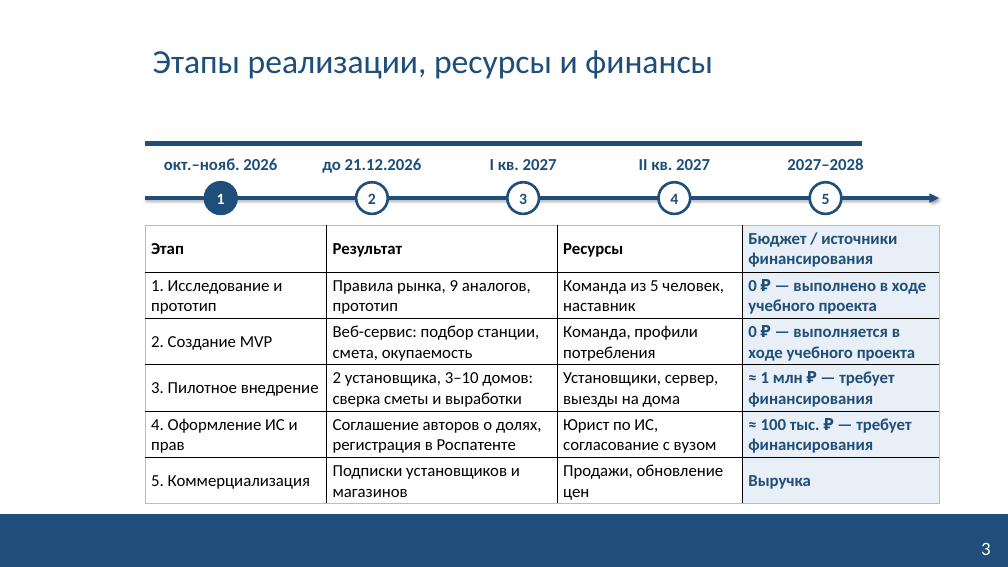
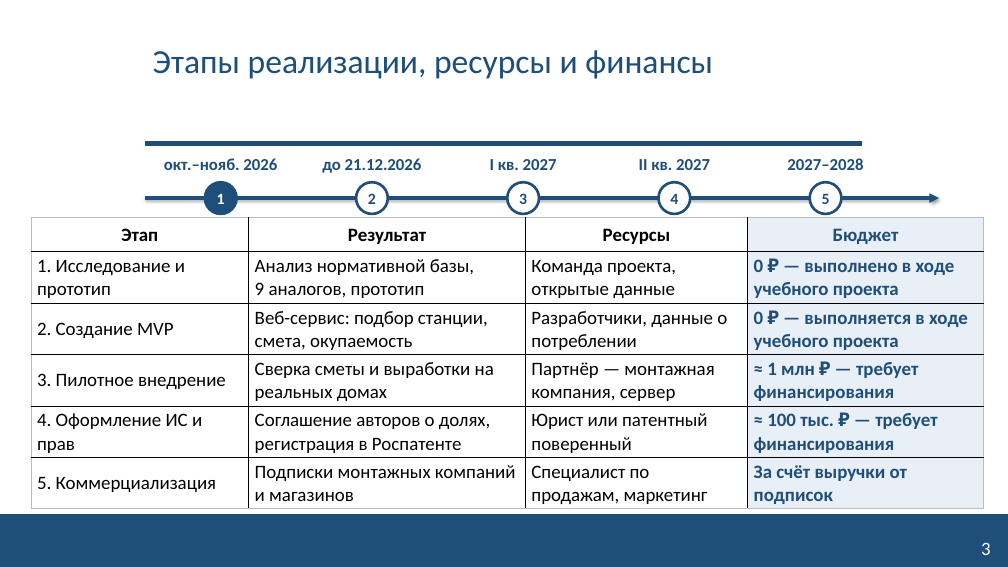
Before and after one commit to NeK0ban/SunCount, a slide deck: slide 3 of reports/ip_truba/SunCount_IS_truba.pptx. Drawn at 1008x567 pixels with LibreOffice and Linux fonts; fonts in the diff are those of the drawing; background and template pictures are left out. Boxes give left, top, right and bottom in pixels: in the first picture for what was removed or moved away, otherwise in the second. Text is boxed around its words. In the diff, an @@ line names an element or a change of style, - is before the commit and + after.

```diff
--- a/reports/ip_truba/SunCount_IS_truba.pptx
+++ b/reports/ip_truba/SunCount_IS_truba.pptx
@@ table at [31,218,984,508] @@
-row 1, column 4: Бюджет / источники финансирования
+row 1, column 4: Бюджет
-row 2, column 2: Правила рынка, 9 аналогов, прототип
+row 2, column 2: Анализ нормативной базы, 9 аналогов, прототип
-row 2, column 3: Команда из 5 человек, наставник
+row 2, column 3: Команда проекта, открытые данные
-row 3, column 3: Команда, профили потребления
+row 3, column 3: Разработчики, данные о потреблении
-row 4, column 2: 2 установщика, 3–10 домов: сверка сметы и выработки
+row 4, column 2: Сверка сметы и выработки на реальных домах
-row 4, column 3: Установщики, сервер, выезды на дома
+row 4, column 3: Партнёр — монтажная компания, сервер
-row 5, column 3: Юрист по ИС, согласование с вузом
+row 5, column 3: Юрист или патентный поверенный
-row 6: 5. Коммерциализация | Подписки установщиков и магазинов | Продажи, обновление цен | Выручка
+row 6: 5. Коммерциализация | Подписки монтажных компаний и магазинов | Специалист по продажам, маркетинг | За счёт выручки от подписок
@@ size 16 to 18 pt in "Этап", "Результат", "Ресурсы", "1. Исследование и прототип" and 10 more places @@
@@ alignment left to centre @@
@@ table: place and size @@
-table at [145,225,939,504]
+table at [31,218,984,508]
```
Also in this commit, not shown: 3 other slides changed, 6 other files.
